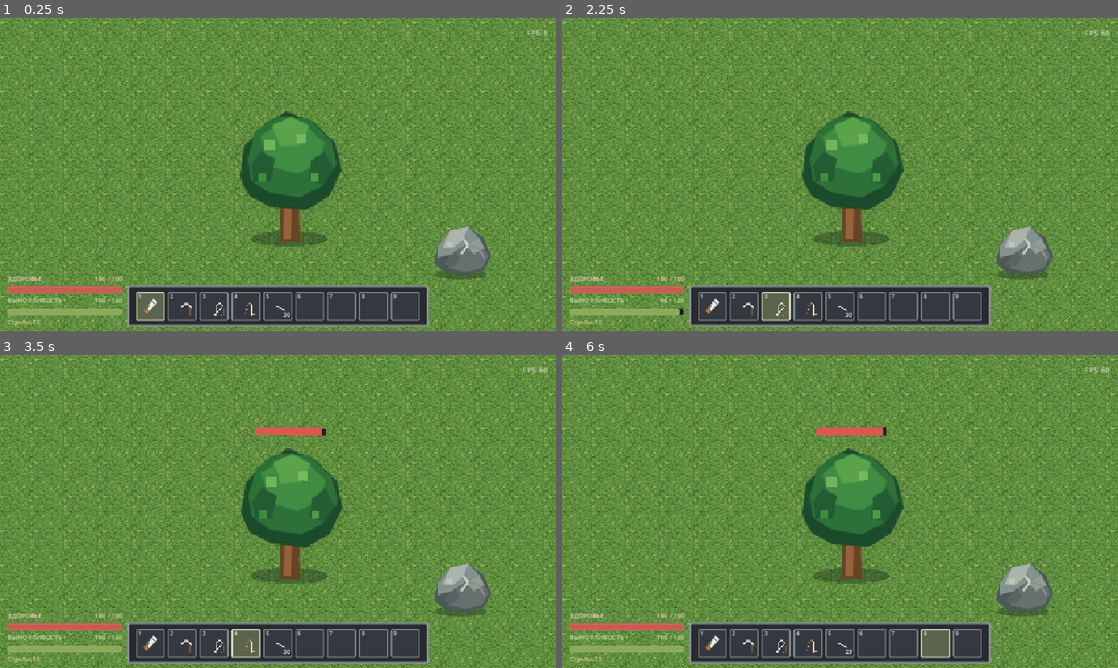
Above: before the commit, frames 1-4 (two rows, left to right).
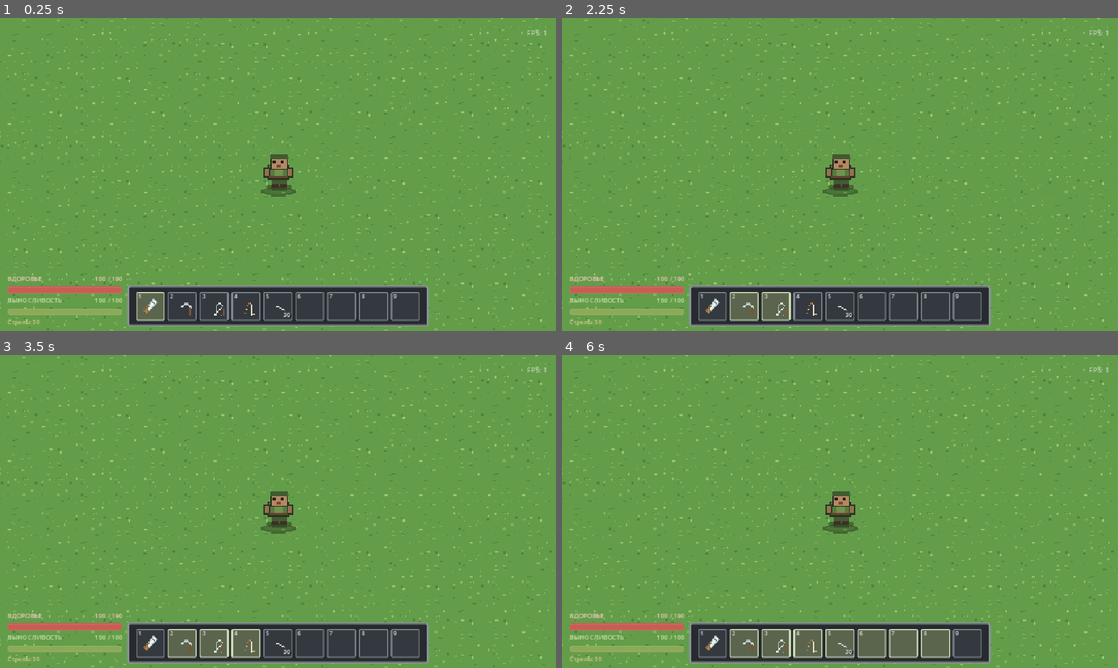
Above: after the commit, the same moments.

Repository: BigFluffyCatOnWatermelon/autism-gaming
Game: Godot game, scene res://scenes/world.tscn
Two runs of this game, one before a commit and one after it. Both use one fixed random seed, a clock stepped at 60 frames per second and the inputs below.
Inputs:
- Up to frame 1 (0.25 s): no input
- Up to frame 2 (2.25 s): click "1" at 0.5 s; click "2" at 1.25 s; click "3" at 2 s
- Up to frame 3 (3.5 s): click "4" at 2.75 s
- Up to frame 4 (6 s): click "5" at 3.5 s; click "6" at 4.25 s; click "7" at 5 s; click "8" at 5.75 s

The runs differ from the first frame. In frame 1, 45% of the frame differs, in the area x 0-100%, y 0-100%; in frame 2, 45%; in frame 3, 46%; in frame 4, 48%.
Error after the commit: Parse Error: Function "_create_player()" not found in base self. (res://scripts/world_controller.gd:50)

Commit message:
Build editable Stardew-style terrain and empty the starting world

Diff:
--- a/scenes/objects.tscn
+++ b/scenes/objects.tscn
@@ -1,29 +1,3 @@
 [gd_scene format=3 uid="uid://i8jntgy3lww7"]
 
-[ext_resource type="Script" uid="uid://cismqj3f2o2k0" path="res://scripts/resource_node.gd" id="1_resource"]
-
-[sub_resource type="CircleShape2D" id="TreeCollision"]
-radius = 6.9802504
-
-[sub_resource type="CircleShape2D" id="RockCollision"]
-radius = 22.561028
-
-[node name="Objects" type="Node2D" unique_id=2121347067]
-
-[node name="Tree" type="StaticBody2D" parent="." unique_id=1010811317]
-position = Vector2(10, 70.00001)
-scale = Vector2(1.4326136, 1.4855273)
-script = ExtResource("1_resource")
-
-[node name="CollisionShape2D" type="CollisionShape2D" parent="Tree" unique_id=492581813]
-position = Vector2(-1.9073486e-06, -6.7316213)
-shape = SubResource("TreeCollision")
-
-[node name="Rock" type="StaticBody2D" parent="." unique_id=1486095239]
-position = Vector2(170, 100)
-script = ExtResource("1_resource")
-resource_type = "rock"
-
-[node name="CollisionShape2D" type="CollisionShape2D" parent="Rock" unique_id=47805170]
-position = Vector2(2, -26)
-shape = SubResource("RockCollision")
+[node name="Objects" type="Node2D"]
--- /dev/null
+++ b/scenes/terrain.tscn
@@ -0,0 +1,48 @@
+[gd_scene load_steps=9 format=3]
+
+[ext_resource type="Script" path="res://scripts/terrain_editor.gd" id="1_terrain"]
+[ext_resource type="TileSet" path="res://Assets/Environment/Tilesets/grass_base.tres" id="2_ground"]
+[ext_resource type="TileSet" path="res://Assets/Environment/Tilesets/soil.tres" id="3_soil"]
+[ext_resource type="TileSet" path="res://Assets/Environment/Tilesets/stone.tres" id="4_stone"]
+[ext_resource type="TileSet" path="res://Assets/Environment/Tilesets/sand.tres" id="5_sand"]
+[ext_resource type="TileSet" path="res://Assets/Environment/Tilesets/water.tres" id="6_water"]
+[ext_resource type="TileSet" path="res://Assets/Environment/Tilesets/path.tres" id="7_paths"]
+[ext_resource type="TileSet" path="res://Assets/Environment/Tilesets/details.tres" id="8_details"]
+
+[node name="Terrain" type="Node2D"]
+script = ExtResource("1_terrain")
+
+[node name="Ground" type="TileMapLayer" parent="."]
+z_index = -128
+texture_filter = 1
+tile_set = ExtResource("2_ground")
+
+[node name="Soil" type="TileMapLayer" parent="."]
+z_index = -127
+texture_filter = 1
+tile_set = ExtResource("3_soil")
+
+[node name="Stone" type="TileMapLayer" parent="."]
+z_index = -126
+texture_filter = 1
+tile_set = ExtResource("4_stone")
+
+[node name="Sand" type="TileMapLayer" parent="."]
+z_index = -125
+texture_filter = 1
+tile_set = ExtResource("5_sand")
+
+[node name="Water" type="TileMapLayer" parent="."]
+z_index = -124
+texture_filter = 1
+tile_set = ExtResource("6_water")
+
+[node name="Paths" type="TileMapLayer" parent="."]
+z_index = -123
+texture_filter = 1
+tile_set = ExtResource("7_paths")
+
+[node name="Decorations" type="TileMapLayer" parent="."]
+z_index = -122
+texture_filter = 1
+tile_set = ExtResource("8_details")
--- a/scenes/world.tscn
+++ b/scenes/world.tscn
@@ -6,6 +6,7 @@
 [ext_resource type="Script" path="res://scripts/player_controller.gd" id="4_player"]
 [ext_resource type="Texture2D" path="res://Assets/Creatures/player.png" id="5_player_texture"]
 [ext_resource type="Texture2D" path="res://Assets/Effects/shadow.png" id="6_shadow_texture"]
+[ext_resource type="PackedScene" path="res://scenes/terrain.tscn" id="7_terrain"]
 
 [sub_resource type="CapsuleShape2D" id="PlayerCollision"]
 radius = 8.0
@@ -14,10 +15,7 @@
 [node name="World" type="Node2D"]
 script = ExtResource("1_world")
 
-[node name="EditorGround" type="Polygon2D" parent="."]
-z_index = -100
-polygon = PackedVector2Array(-1800, -1800, 1800, -1800, 1800, 1800, -1800, 1800)
-color = Color(0.16, 0.29, 0.17, 1)
+[node name="Terrain" parent="." instance=ExtResource("7_terrain")]
 
 [node name="Player" type="CharacterBody2D" parent="."]
 script = ExtResource("4_player")
--- a/scripts/game_config.gd
+++ b/scripts/game_config.gd
@@ -8,9 +8,6 @@
 			"width": 3600,
 			"height": 3600,
 			"grass_tile_size": 32,
-			"tree_count": 100,
-			"rock_count": 75,
-			"keep_spawn_clear_radius": 230.0,
 			"seed": 20261102,
 		},
 		"player": {
--- /dev/null
+++ b/scripts/terrain_editor.gd
@@ -0,0 +1,29 @@
+@tool
+extends Node2D
+
+# The grass base is created once when the scene is first opened.
+# The resulting cells are editable and are stored in terrain.tscn after Ctrl+S.
+@export var initialize_ground_if_empty := true
+@export_range(32, 180, 1) var ground_width_cells := 114
+@export_range(32, 180, 1) var ground_height_cells := 114
+
+func _ready() -> void:
+	_ensure_ground()
+
+func _ensure_ground() -> void:
+	if not initialize_ground_if_empty:
+		return
+
+	var ground := get_node_or_null("Ground") as TileMapLayer
+	if ground == null or ground.tile_set == null:
+		return
+	if not ground.get_used_cells().is_empty():
+		return
+
+	var start_x := -int(ground_width_cells / 2)
+	var start_y := -int(ground_height_cells / 2)
+	for x in range(start_x, start_x + ground_width_cells):
+		for y in range(start_y, start_y + ground_height_cells):
+			# Deterministic variation avoids visible repeating rows and remains stable after reload.
+			var variant := posmod(x * 17 + y * 31 + posmod(x * y, 7), 4)
+			ground.set_cell(Vector2i(x, y), 0, Vector2i(variant, 0))
--- a/scripts/world_controller.gd
+++ b/scripts/world_controller.gd
@@ -3,7 +3,6 @@
 const GameConfigScript = preload("res://scripts/game_config.gd")
 const CombatSystemScript = preload("res://scripts/combat_system.gd")
 const PlayerControllerScript = preload("res://scripts/player_controller.gd")
-const ResourceNodeScript = preload("res://scripts/resource_node.gd")
 const ResourceDropScript = preload("res://scripts/resource_drop.gd")
 const ArrowProjectileScript = preload("res://scripts/arrow_projectile.gd")
 const ObjectsScene = preload("res://scenes/objects.tscn")
@@ -19,7 +18,6 @@
 var defaults_config: Dictionary = {}
 var player
 var ui
-var ground: TileMapLayer
 var world_objects: Node2D
 var resources: Array = []
 var drops: Array = []
@@ -49,7 +47,6 @@
 	rng.seed = int(config.world.seed)
 	_initialize_inventory()
 	_configure_input()
-	_create_ground()
 	_create_player()
 	_create_resources()
 	_create_ui()
@@ -100,103 +97,25 @@
 	event.button_index = button_index
 	InputMap.action_add_event(action_name, event)
 
-func _create_ground() -> void:
-	ground = TileMapLayer.new()
-	ground.name = "GrassGround"
-	ground.z_index = -100
-	ground.texture_filter = CanvasItem.TEXTURE_FILTER_NEAREST
-	var tile_set := TileSet.new()
-	tile_set.tile_size = Vector2i(32, 32)
-	var atlas := TileSetAtlasSource.new()
-	atlas.texture = load("res://Assets/Environment/grass.png")
-	atlas.texture_region_size = Vector2i(32, 32)
-	atlas.create_tile(Vector2i.ZERO)
-	tile_set.add_source(atlas, 0)
-	ground.tile_set = tile_set
-	add_child(ground)
-	for x in range(-57, 57):
-		for y in range(-57, 57):
-			ground.set_cell(Vector2i(x, y), 0, Vector2i.ZERO)
-
-func _create_player() -> void:
-	player = get_node_or_null("Player")
-	if player == null:
-		player = PlayerControllerScript.new()
-		player.name = "Player"
-		add_child(player)
-	player.configure(config)
-	var camera: Camera2D = player.camera
-	var half_width := int(config.world.width / 2)
-	var half_height := int(config.world.height / 2)
-	camera.limit_left = -half_width
-	camera.limit_right = half_width
-	camera.limit_top = -half_height
-	camera.limit_bottom = half_height
-	camera.limit_smoothed = true
-
 func _create_resources() -> void:
 	world_objects = get_node_or_null("Objects") as Node2D
 	if world_objects == null:
 		world_objects = ObjectsScene.instantiate() as Node2D
+		if world_objects == null:
+			push_error("Не удалось создать пустой контейнер Objects.")
+			return
 		world_objects.name = "Objects"
 		add_child(world_objects)
 
+	# Ресурсы появляются только если их вручную разместили в сцене.
+	# Никакого случайного спавна деревьев или камней при запуске.
 	resources.clear()
-	var occupied_positions: Array[Vector2] = []
-	var existing_trees := 0
-	var existing_rocks := 0
 	for child in world_objects.get_children():
 		var resource := child as ResourceNode
 		if resource == null or resource.resource_type == "stump":
 			continue
 		_register_resource(resource)
-		occupied_positions.append(resource.global_position)
-		if resource.resource_type == "tree":
-			existing_trees += 1
-		elif resource.resource_type == "rock":
-			existing_rocks += 1
-
-	var target_trees := maxi(1, int(config.world.get("tree_count", 100)))
-	var target_rocks := maxi(1, int(config.world.get("rock_count", 75)))
-	while existing_trees < target_trees:
-		_spawn_world_resource("tree", existing_trees + 1, occupied_positions)
-		existing_trees += 1
-	while existing_rocks < target_rocks:
-		_spawn_world_resource("rock", existing_rocks + 1, occupied_positions)
-		existing_rocks += 1
-
-func _spawn_world_resource(kind: String, index: int, occupied_positions: Array[Vector2]) -> void:
-	var resource := ResourceNodeScript.new() as ResourceNode
-	var max_health := float(config.resources.tree_health) if kind == "tree" else float(config.resources.rock_health)
-	resource.configure(kind, max_health)
-	resource.name = "%s_%03d" % [kind.capitalize(), index]
-	resource.position = _find_resource_spawn_position(occupied_positions)
-	world_objects.add_child(resource)
-	_register_resource(resource)
-	occupied_positions.append(resource.global_position)
-
-func _find_resource_spawn_position(occupied_positions: Array[Vector2]) -> Vector2:
-	var half_width := float(config.world.width) * 0.5
-	var half_height := float(config.world.height) * 0.5
-	var edge_margin := 96.0
-	var clear_radius := float(config.world.get("keep_spawn_clear_radius", 230.0))
-	var minimum_spacing := 88.0
-	var candidate := Vector2.ZERO
-	for _attempt in range(300):
-		candidate = Vector2(
-			rng.randf_range(-half_width + edge_margin, half_width - edge_margin),
-			rng.randf_range(-half_height + edge_margin, half_height - edge_margin)
-		)
-		if candidate.length() < clear_radius:
-			continue
-		var overlaps := false
-		for other_position in occupied_positions:
-			if candidate.distance_to(other_position) < minimum_spacing:
-				overlaps = true
-				break
-		if not overlaps:
-			return candidate
-	return candidate
+
 
 func _register_resource(resource: ResourceNode) -> void:
 	if not is_instance_valid(resource):
Not shown: 1 places in scenes/world.tscn that only renumber resources
